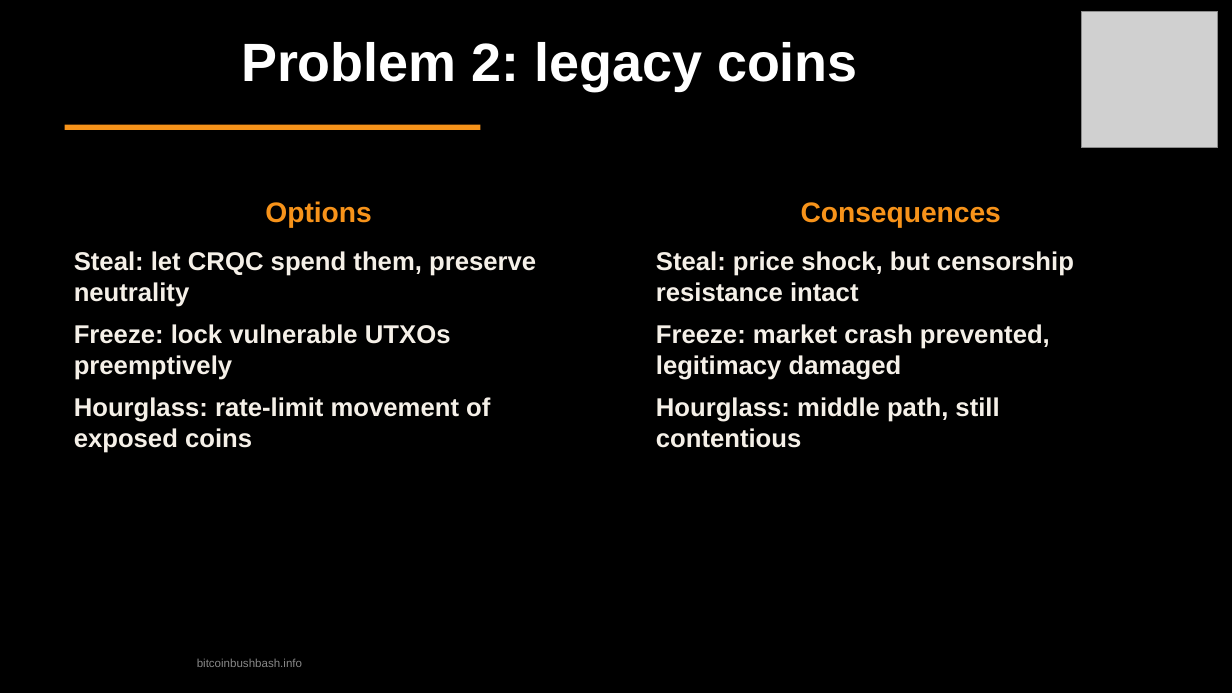
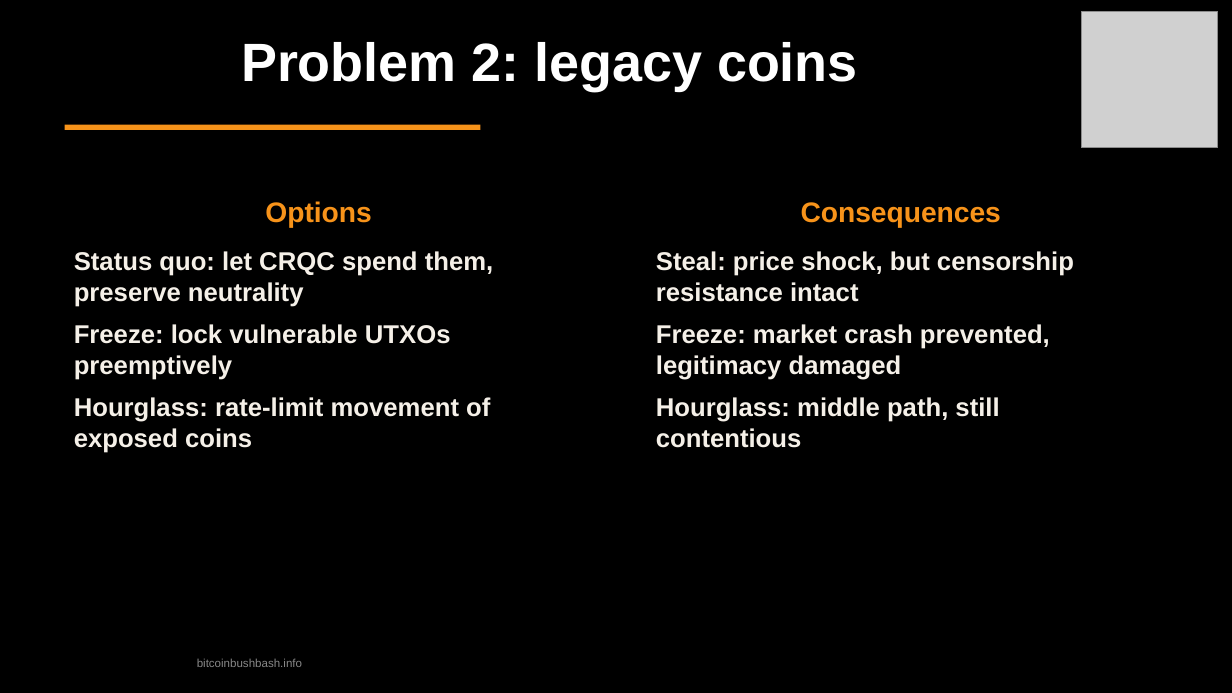
Before and after one commit to TrentOmega/qc-threat, a slide deck: slide 26 of quantum-threat-bitcoin-bushbash.odp (slide 27 before the commit). Drawn at 1232x693 pixels with LibreOffice and Linux fonts; fonts in the diff are those of the drawing; grey boxes stand for pictures. Boxes give left, top, right and bottom in pixels: in the first picture for what was removed or moved away, otherwise in the second. Text is boxed around its words. In the diff, an @@ line names an element or a change of style, - is before the commit and + after.

```diff
--- a/quantum-threat-bitcoin-bushbash.odp
+++ b/quantum-threat-bitcoin-bushbash.odp
@@ text at box(74, 251, 493, 307): text changed @@
-Steal: let CRQC spend them, preserve neutrality
+Status quo: let CRQC spend them, preserve neutrality
```
Also in this commit, not shown: 4 other slides changed, 1 slide removed, 3 other files.
